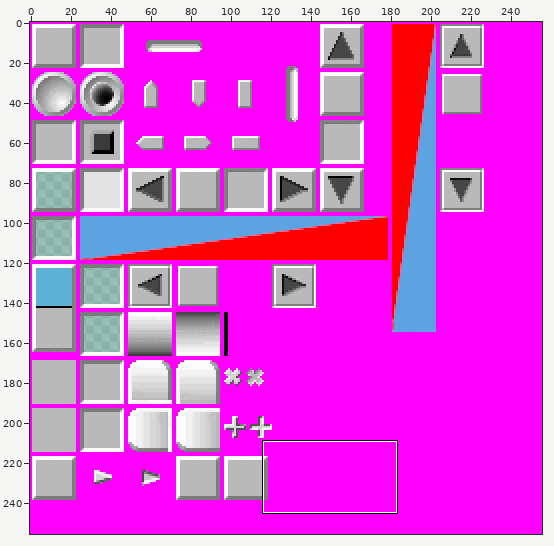
Sprite sheet, stored at images/GuiDefaultThemeSlt.png. Above: a wide view before the commit, with the close-up outlined.
Close-up. Old version:
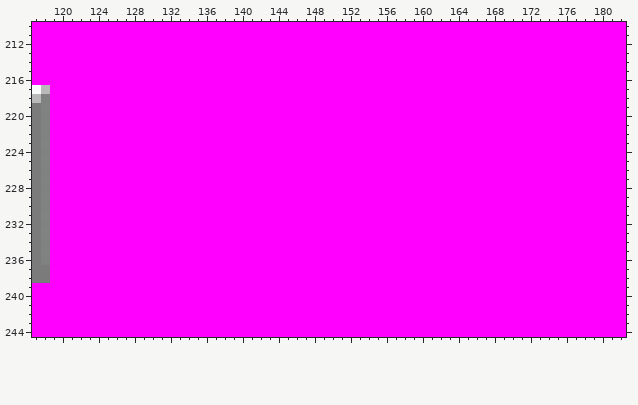
The file is 256x256 pixels. Pixels under 10% opacity are left out. Colours within 5 levels of each other are drawn and written as one. Shown: x 117..182, y 210..244. The commit also changed other parts of the picture, which this record leaves out.
The same view after the edit:
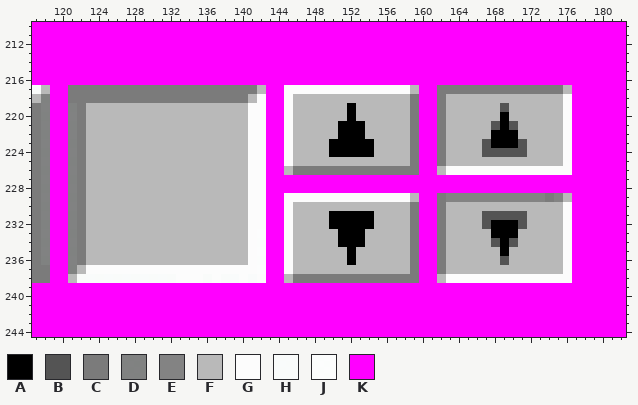
Palette (. is transparent): A #000000  B #545454  C #7b7b7b  D #808080f6  E #838383  F #b9b9b9  G #fcfcfc  H #fffffff1  J #fffffff7  K #ff00ff
Difference:
Colour A replaces colour K in row 219 at x 152; in row 220 at x 152 and 169; in row 221 at x 151 to 153 and 169; in row 222 at x 151 to 153 and 168 to 170; in row 223 at x 150 to 154 and 168 to 170; in row 224 at x 150 to 154.
Colour A replaces colour K in row 231 at x 150 to 154; in row 232 at x 150 to 154 and 168 to 170; in row 233 at x 151 to 153 and 168 to 170; in row 234 at x 151 to 153 and 169; in row 235 at x 152 and 169; in row 236 at x 152.
Colour B replaces colour K in row 219 at x 169; in row 221 at x 168 and 170; in row 223 at x 167 and 171; in row 224 at x 167 to 171; in row 231 at x 167 to 171; in row 232 at x 167 and 171.
Colour B replaces colour K in row 234 at x 168 and 170; in row 236 at x 169.
Colour C replaces colour K in row 217 at x 121 to 141 and 162 to 175; in row 218 at x 121 to 140, 159 and 162; in rows 219 to 225 at x 122, 159 and 162; in row 226 at x 122 and 146 to 159; in rows 227 to 228 at x 122; in row 229 at x 122, 162 and 174.
Colour C replaces colour K in rows 230 to 236 at x 122, 159 and 162; in row 237 at x 159 and 162; in row 238 at x 146 to 159.
Colour D replaces colour K in rows 219 to 237 at x 121.
Colour E replaces colour K in row 229 at x 163 to 173 and 175.
Colour F replaces colour K in row 217 at x 142, 159 and 176; in row 218 at x 141, 146 to 158 and 163 to 175; in rows 219 to 220 at x 123 to 140, 146 to 151, 153 to 158, 163 to 168 and 170 to 175; in rows 221 to 222 at x 123 to 140, 146 to 150, 154 to 158, 163 to 167 and 171 to 175; in rows 223 to 224 at x 123 to 140, 146 to 149, 155 to 158, 163 to 166 and 172 to 175; in row 225 at x 123 to 140, 146 to 158 and 163 to 175.
Colour F replaces colour K in row 226 at x 123 to 140, 145 and 162; in rows 227 to 228 at x 123 to 140; in row 229 at x 123 to 140, 159 and 176; in row 230 at x 123 to 140, 146 to 158 and 163 to 175; in rows 231 to 232 at x 123 to 140, 146 to 149, 155 to 158, 163 to 166 and 172 to 175; in rows 233 to 234 at x 123 to 140, 146 to 150, 154 to 158, 163 to 167 and 171 to 175.
Colour F replaces colour K in rows 235 to 236 at x 123 to 140, 146 to 151, 153 to 158, 163 to 168 and 170 to 175; in row 237 at x 122, 146 to 158 and 163 to 175; in row 238 at x 121, 145 and 162.
Colour G replaces colour K in row 217 at x 145 to 158; in row 218 at x 142, 145 and 176; in rows 219 to 225 at x 141 to 142, 145 and 176; in row 226 at x 141 to 142 and 163 to 176; in rows 227 to 228 at x 141 to 142; in row 229 at x 141 to 142 and 145 to 158.
Colour G replaces colour K in rows 230 to 232 at x 141 to 142, 145 and 176; in rows 233 to 236 at x 141, 145 and 176; in row 237 at x 123 to 141, 145 and 176; in row 238 at x 133 to 135, 137, 140, 142 and 163 to 176.
Colour H replaces colour K in row 238 at x 122 to 132, 136, 138 to 139 and 141.
Colour J replaces colour K in rows 233 to 237 at x 142.
